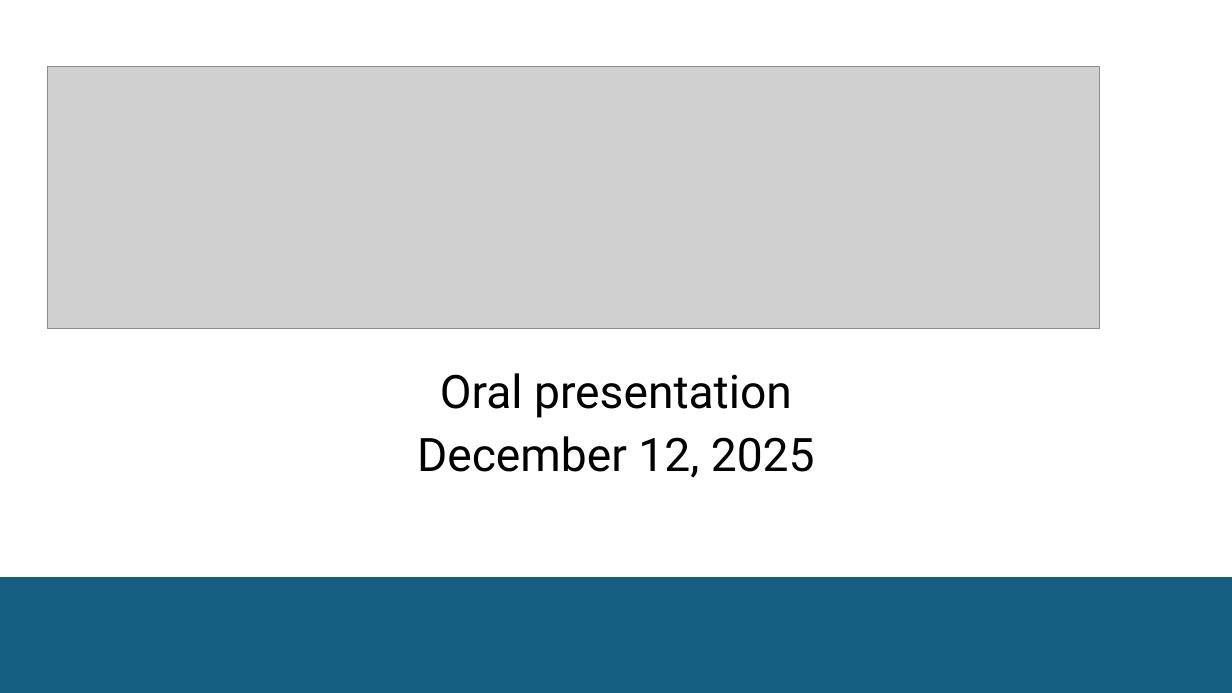
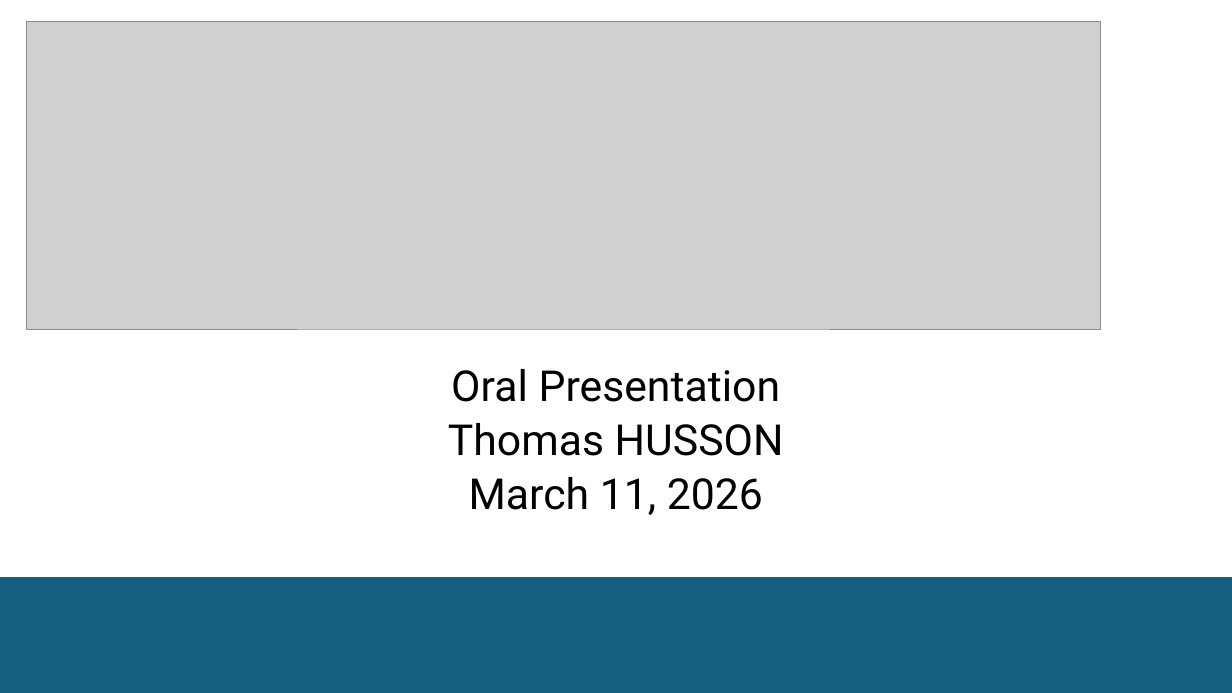
Before and after one commit to thomashusson29/M2biostatistiques, a slide deck: slide 1 of S1/devoirEO/Oral M2.pptx. Drawn at 1232x693 pixels with LibreOffice and Linux fonts; fonts in the diff are those of the drawing; grey boxes stand for pictures. Boxes give left, top, right and bottom in pixels: in the first picture for what was removed or moved away, otherwise in the second. Text is boxed around its words. In the diff, an @@ line names an element or a change of style, - is before the commit and + after.

```diff
--- a/S1/devoirEO/Oral M2.pptx
+++ b/S1/devoirEO/Oral M2.pptx
@@ picture resized from (x1=48, y1=67, x2=1100, y2=329) to (x1=27, y1=21, x2=1100, y2=329) @@
@@ subtitle at (x1=448, y1=369, x2=784, y2=515): text changed; size 36 to 33.3 pt @@
-Oral presentation
-December 12, 2025
+Oral Presentation
+Thomas HUSSON
+March 11, 2026
```
Also in this commit, not shown: 2 other slides changed, 18 slides added, 7 slides removed, 31 other files.
